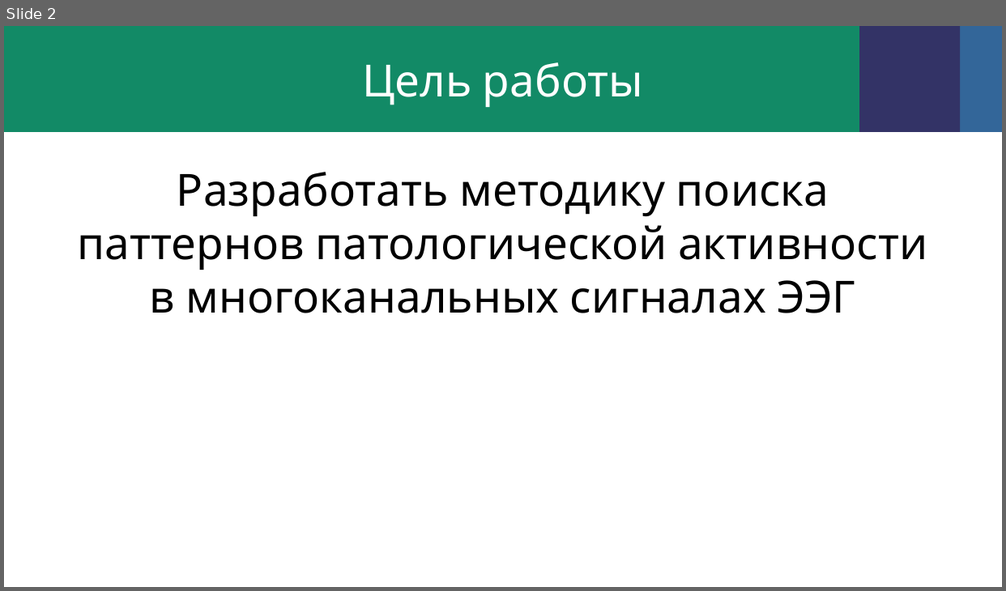
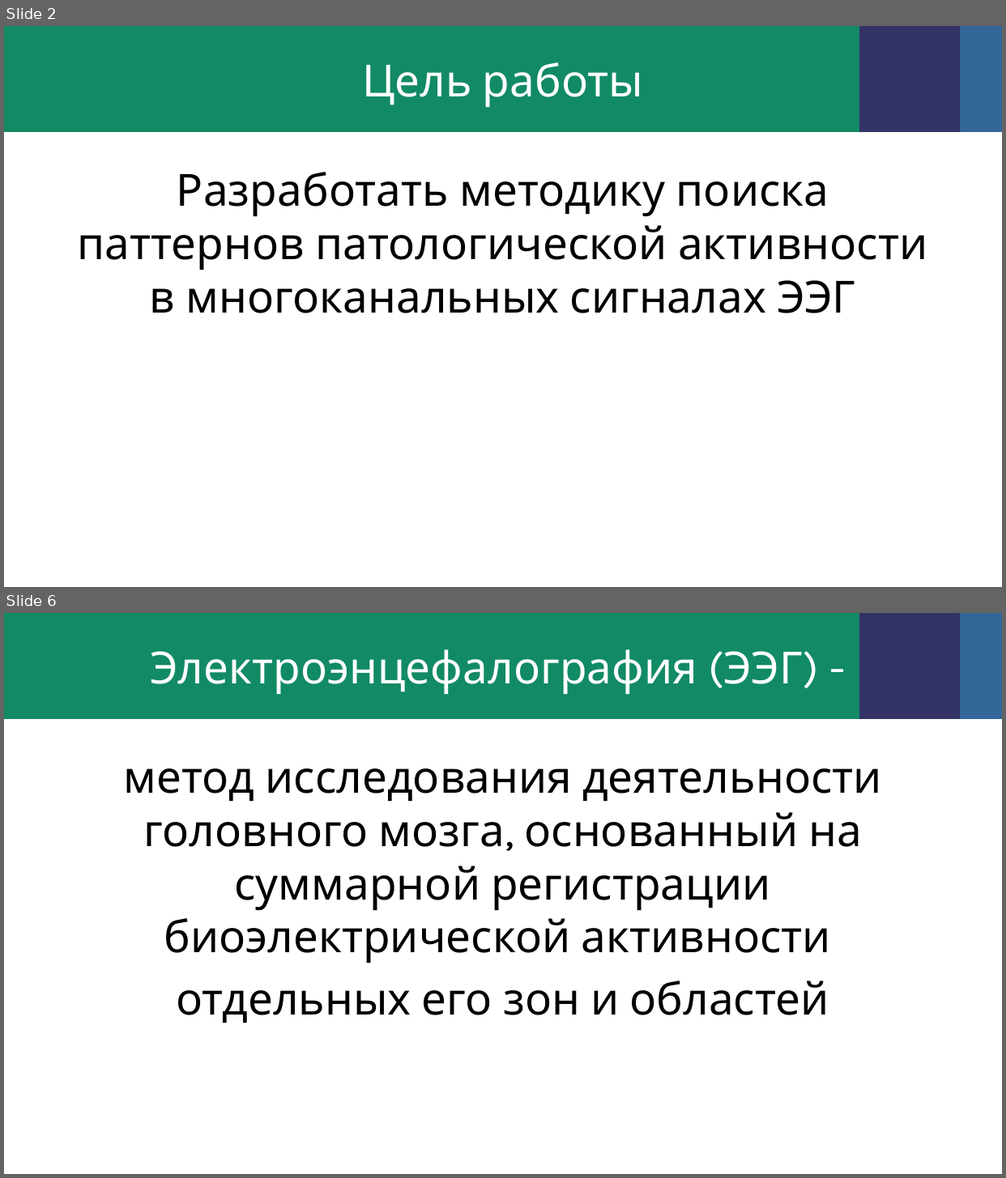
Before and after one commit to dina586/essay_eng, a slide deck: презентация.pptx. Shown one above the other, each under a label of ours: slide 2 before the commit, slides 2 and 6 after it; the slides between them are not shown. The pictures are 1006x591 and 1006x1178 pixels, drawn with LibreOffice and Linux fonts; fonts in the diff are those of the drawing; background and template pictures are left out. Boxes give left, top, right and bottom in pixels: in the first picture for what was removed or moved away, otherwise in the second. Text is boxed around its words. In the diff, an @@ line names an element or a change of style, - is before the commit and + after.

```diff
--- a/презентация.pptx
+++ b/презентация.pptx
@@ slide 6 added at [4,613,1002,1174], background picture (left out); not listed: 3 template elements that a slide beside it also shows @@
@@ title added at [151,649,803,694], 32 pt, text #FFFFFF @@
+Электроэнцефалография (ЭЭГ) -
@@ text added at [123,769,882,1024], 32 pt, text #000000 @@
+метод исследования деятельности головного мозга, основанный на суммарной регистрации биоэлектрической активности
+отдельных его зон и областей
```
Also in this commit, not shown: 2 slides changed, 12 other slides added, 2 slides removed, 21 other files.
